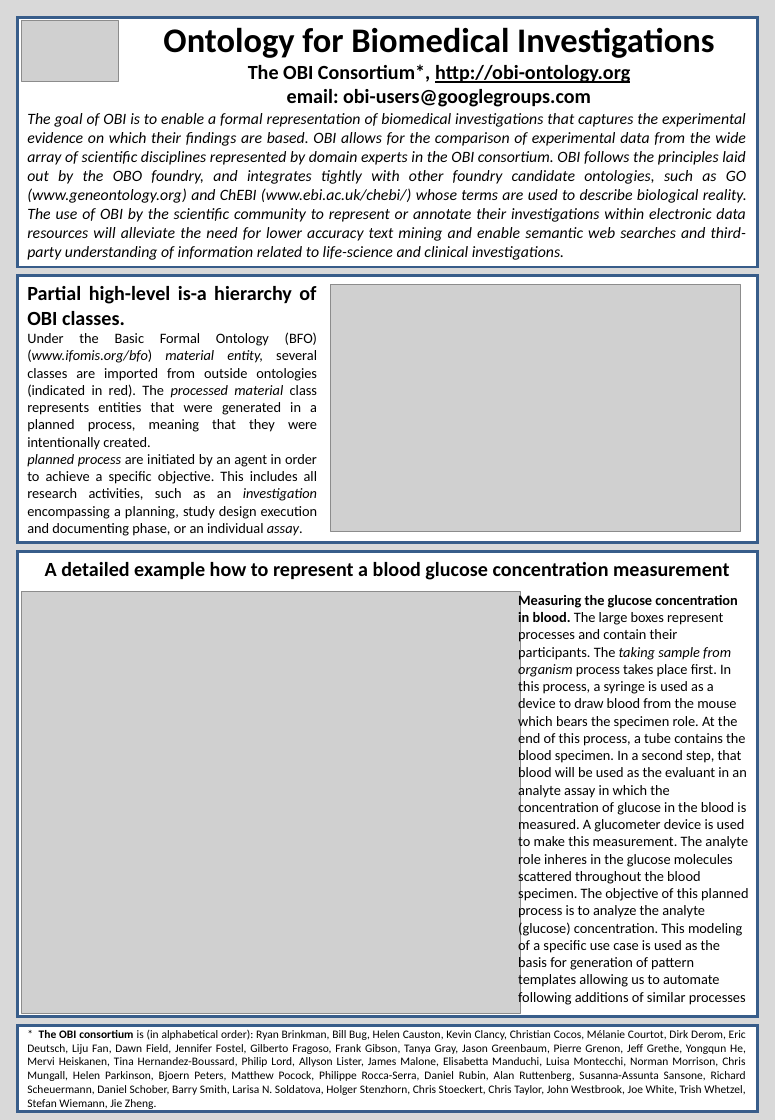
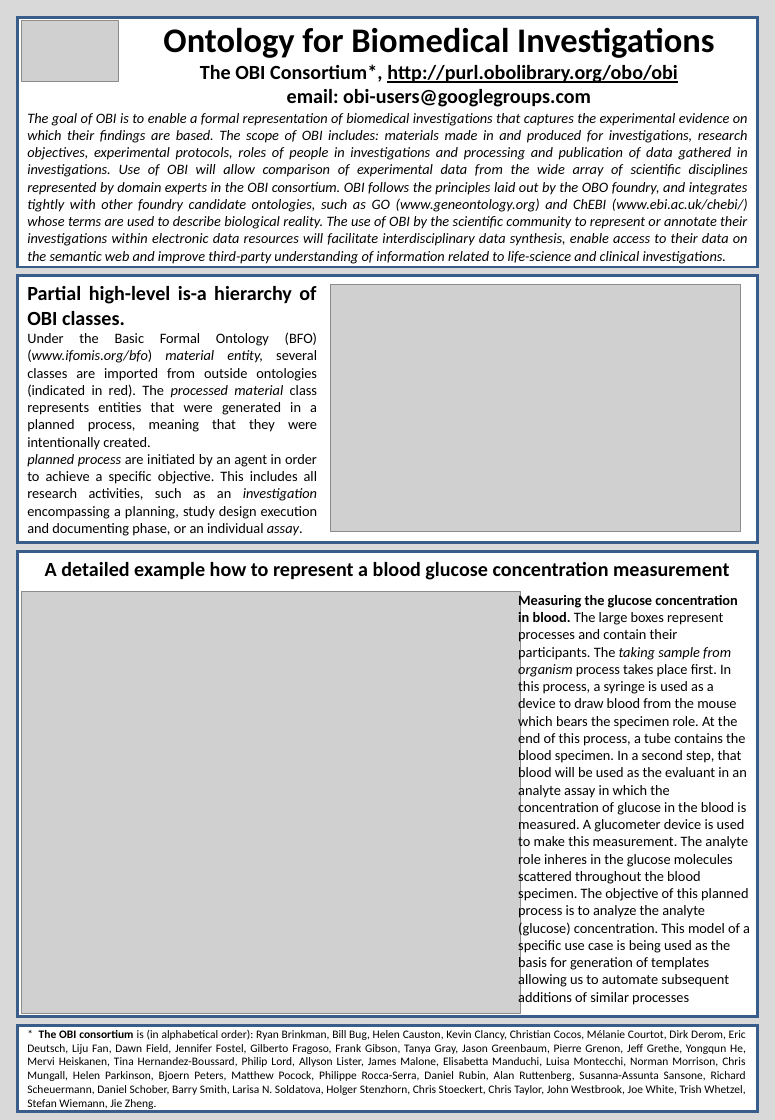
Before and after one commit to obi-ontology/obi-legacy-svn, a slide deck: slide 1 of trunk/docs/posters/general_ICBO 2009/Poster_mac_friendly.ppt. Drawn at 775x1120 pixels with LibreOffice and Linux fonts; fonts in the diff are those of the drawing; grey boxes stand for pictures. Boxes give left, top, right and bottom in pixels: in the first picture for what was removed or moved away, otherwise in the second. Text is boxed around its words. In the diff, an @@ line names an element or a change of style, - is before the commit and + after.

Commit message:
Adjusted OBI Purl.
In introduction minor edits + addition of second sentence:

The scope of OBI includes: materials made in and produced for
investigations, research objectives, experimental protocols, roles of
people in investigations and processing and publication of data
gathered in investigations.

Minor edits to caption on detailed use case.

```diff
--- a/trunk/docs/posters/general_ICBO 2009/Poster_mac_friendly.ppt
+++ b/trunk/docs/posters/general_ICBO 2009/Poster_mac_friendly.ppt
@@ text at [200,64,678,107]: text changed @@
-The OBI Consortium*, http://obi-ontology.org
-email: obi-users@googlegroups.com
+The OBI Consortium*, http://purl.obolibrary.org/obo/obi
+email: obi-users@googlegroups.com
@@ text at [27,113,748,264]: text changed; size 11 to 10 pt @@
-The goal of OBI is to enable a formal representation of biomedical investigations that captures the experimental evidence on which their findings are based. OBI allows for the comparison of experimental data from the wide array of scientific disciplines represented by domain experts in the OBI consortium. OBI follows the principles laid out by the OBO foundry, and integrates tightly with other foundry candidate ontologies, such as GO (www.geneontology.org) and ChEBI (www.ebi.ac.uk/chebi/) whose terms are used to describe biological reality. The use of OBI by the scientific community to represent or annotate their investigations within electronic data resources will alleviate the need for lower accuracy text mining and enable semantic web searches and third-party understanding of information related to life-science and clinical investigations.
+The goal of OBI is to enable a formal representation of biomedical investigations that captures the experimental evidence on which their findings are based. The scope of OBI includes: materials made in and produced for investigations, research objectives, experimental protocols, roles of people in investigations and processing and publication of data gathered in investigations. Use of OBI will allow comparison of experimental data from the wide array of scientific disciplines represented by domain experts in the OBI consortium. OBI follows the principles laid out by the OBO foundry, and integrates tightly with other foundry candidate ontologies, such as GO (www.geneontology.org) and ChEBI (www.ebi.ac.uk/chebi/) whose terms are used to describe biological reality. The use of OBI by the scientific community to represent or annotate their investigations within electronic data resources will facilitate interdisciplinary data synthesis, enable access to their data on the semantic web and improve third-party understanding of information related to life-science and clinical investigations.
@@ text at [518,593,750,1007]: text changed @@
-Measuring the glucose concentration in blood. The large boxes represent processes and contain their participants. The taking sample from organism process takes place first. In this process, a syringe is used as a device to draw blood from the mouse which bears the specimen role. At the end of this process, a tube contains the blood specimen. In a second step, that blood will be used as the evaluant in an analyte assay in which the concentration of glucose in the blood is measured. A glucometer device is used to make this measurement. The analyte role inheres in the glucose molecules scattered throughout the blood specimen. The objective of this planned process is to analyze the analyte (glucose) concentration. This modeling of a specific use case is used as the basis for generation of pattern templates allowing us to automate following additions of similar processes
+Measuring the glucose concentration in blood. The large boxes represent processes and contain their participants. The taking sample from organism process takes place first. In this process, a syringe is used as a device to draw blood from the mouse which bears the specimen role. At the end of this process, a tube contains the blood specimen. In a second step, that blood will be used as the evaluant in an analyte assay in which the concentration of glucose in the blood is measured. A glucometer device is used to make this measurement. The analyte role inheres in the glucose molecules scattered throughout the blood specimen. The objective of this planned process is to analyze the analyte (glucose) concentration. This model of a specific use case is being used as the basis for generation of templates allowing us to automate subsequent additions of similar processes
```
